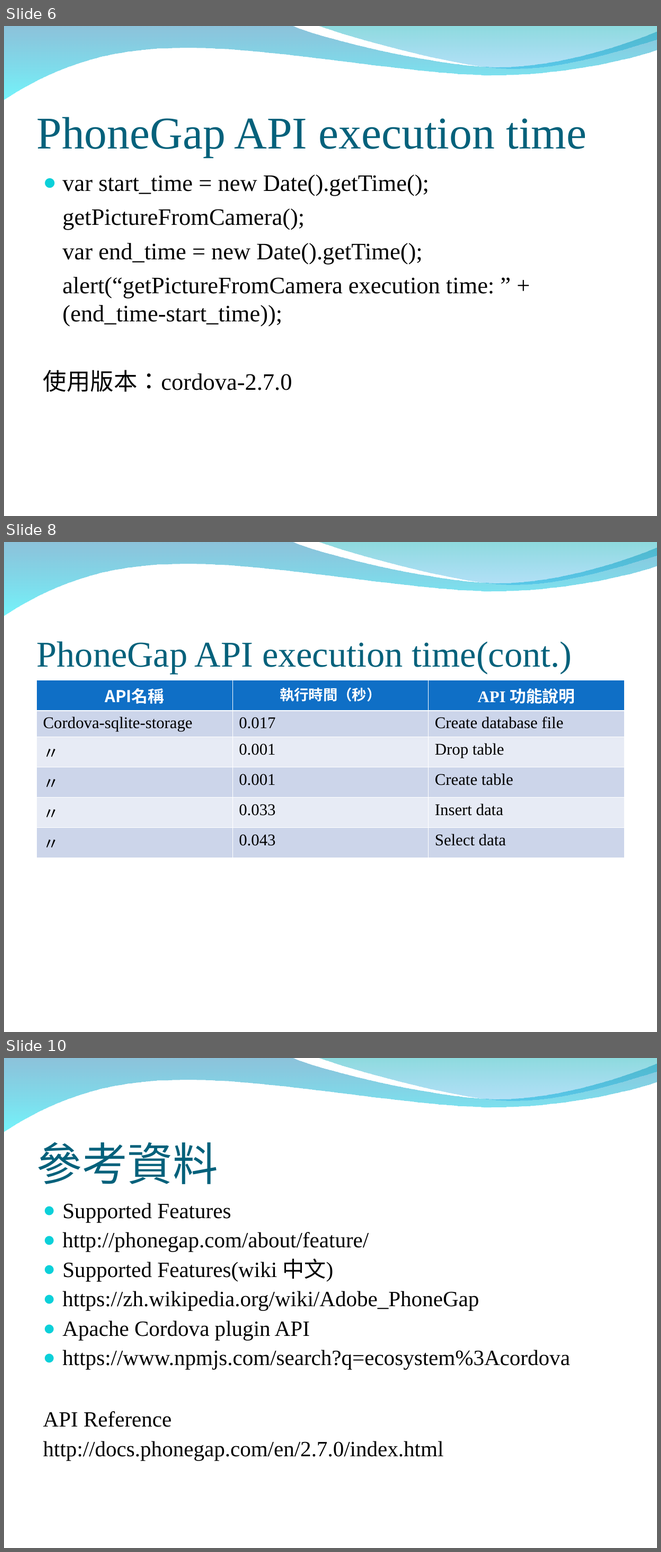
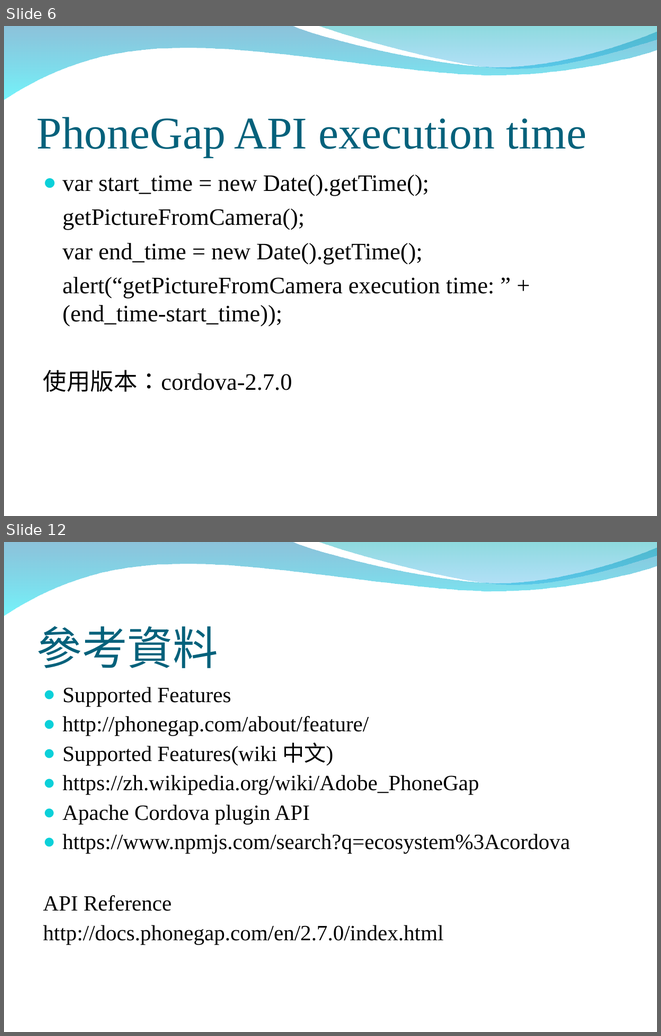
Before and after one commit to peter279k/regular_meeting, a slide deck: PhoneGap API.ppt. Shown one above the other, each under a label of ours: slides 6, 8 and 10 before the commit, slides 6 and 12 after it; the slides between them are not shown. The pictures are 661x1552 and 661x1036 pixels, drawn with LibreOffice and Linux fonts; fonts in the diff are those of the drawing; background and template pictures are left out. Boxes give left, top, right and bottom in pixels: in the first picture for what was removed or moved away, otherwise in the second. Text is boxed around its words. In the diff, an @@ line names an element or a change of style, - is before the commit and + after.

```diff
--- a/PhoneGap API.ppt
+++ b/PhoneGap API.ppt
@@ slide 8 removed at <box>4,542,657,1032</box>, background picture (left out); not listed: 2 template elements that a slide beside it also shows @@
@@ title removed at <box>37,641,572,673</box> @@
-PhoneGap API execution time(cont.)
@@ table removed at <box>37,680,624,849</box>, 6 rows, 3 columns @@
-API名稱 | 執行時間（秒） | API 功能說明
-Cordova-sqlite-storage | 0.017 | Create database file
-〃 | 0.001 | Drop table
-〃 | 0.001 | Create table
-〃 | 0.033 | Insert data
-〃 | 0.043 | Select data
@@ what was slide 10 is now slide 12 @@
```
Also in this commit, not shown: 1 slide changed, 4 slides added, 1 other slide removed.
